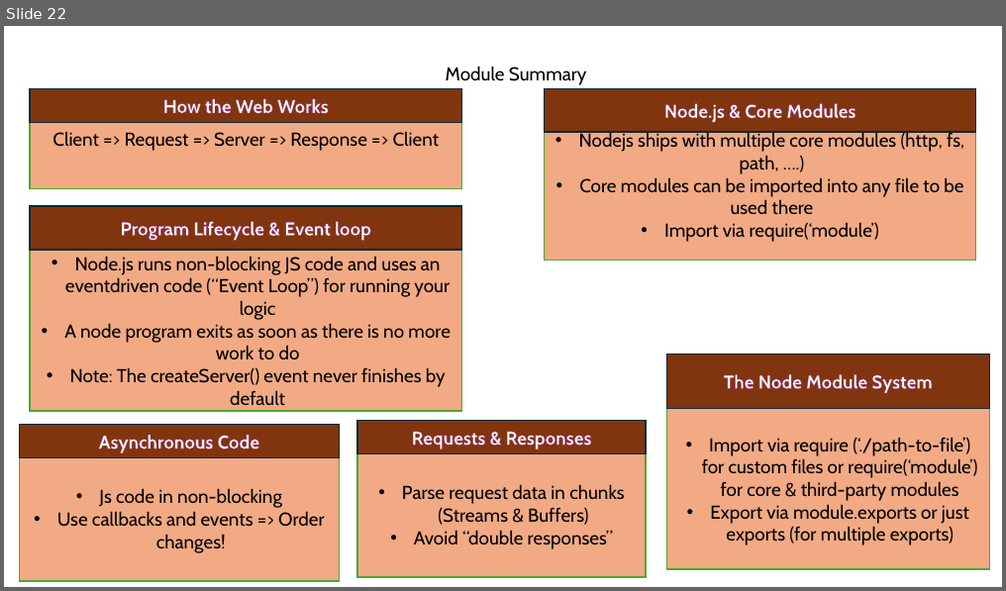
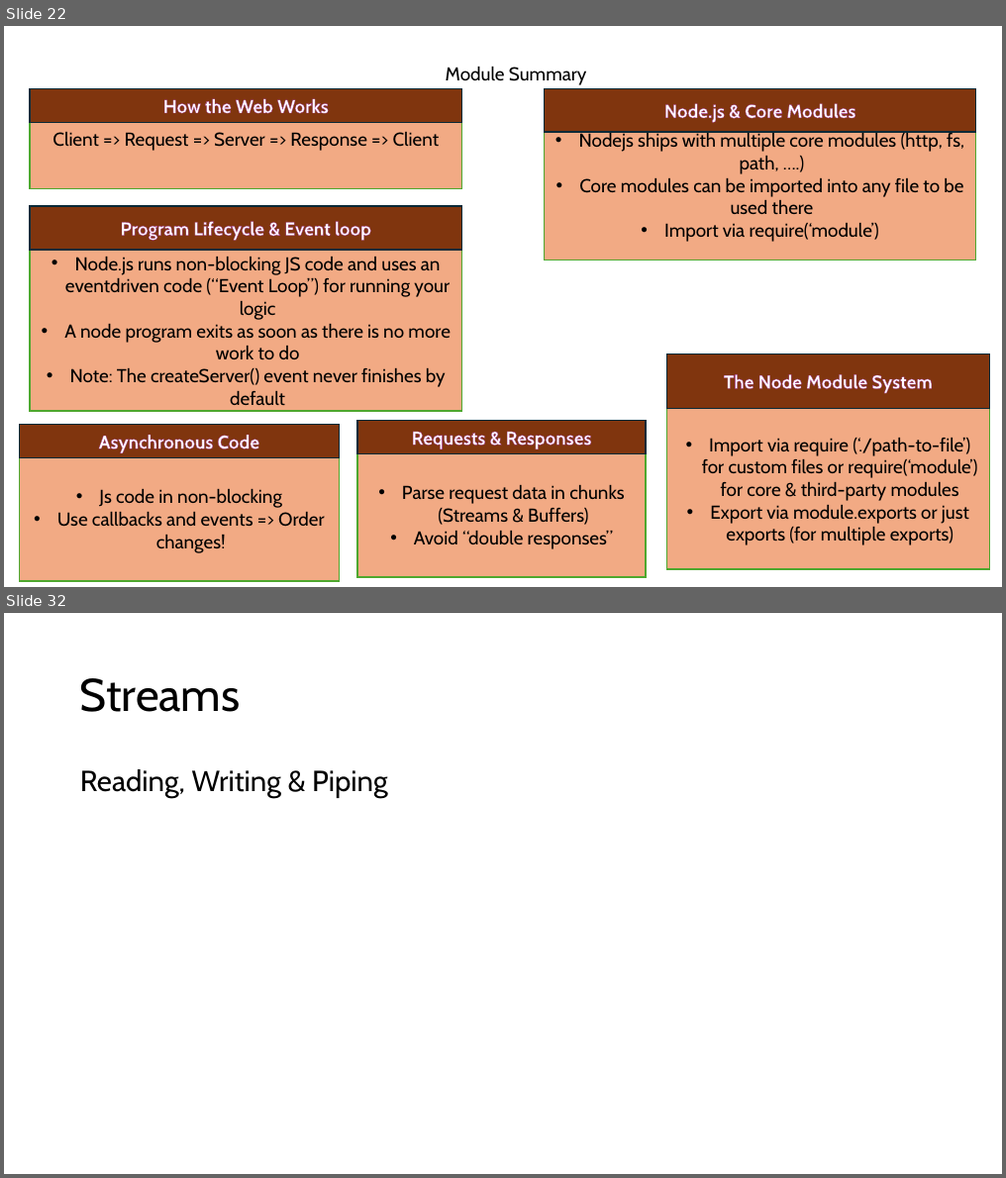
Before and after one commit to PiyushChaturvedii/Batch05, a slide deck: node/Nodejs.pptx. Shown one above the other, each under a label of ours: slide 22 before the commit, slides 22 and 32 after it; the slides between them are not shown. The pictures are 1006x591 and 1006x1178 pixels, drawn with LibreOffice and Linux fonts; fonts in the diff are those of the drawing. Boxes give left, top, right and bottom in pixels: in the first picture for what was removed or moved away, otherwise in the second. Text is boxed around its words. In the diff, an @@ line names an element or a change of style, - is before the commit and + after.

```diff
--- a/node/Nodejs.pptx
+++ b/node/Nodejs.pptx
@@ slide 32 added at [4,613,1002,1174], background #FFFFFF @@
@@ title added at [80,678,241,712], 44 pt, text #000000 @@
+Streams
@@ text added at [80,769,388,798], 28 pt, text #000000 @@
+Reading, Writing & Piping
```
Also in this commit, not shown: 10 other slides added, 9 other files.
